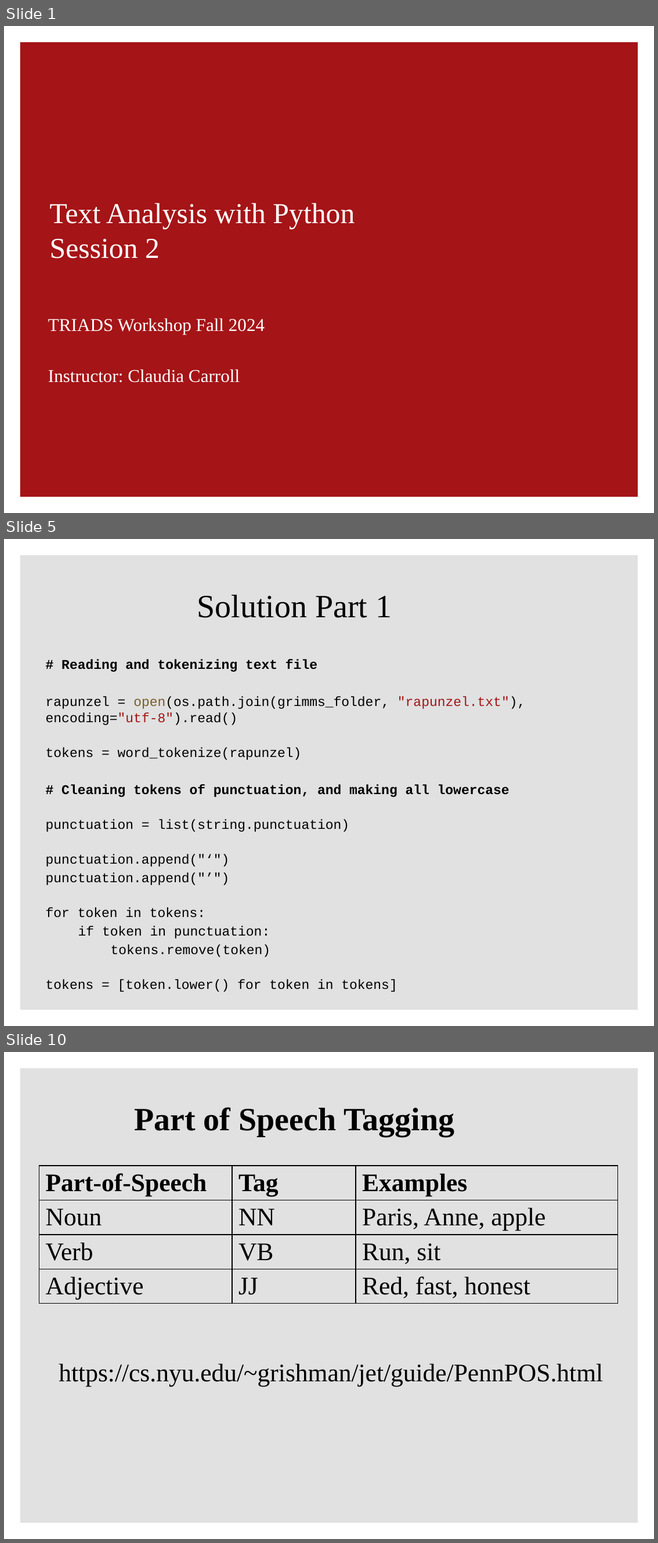
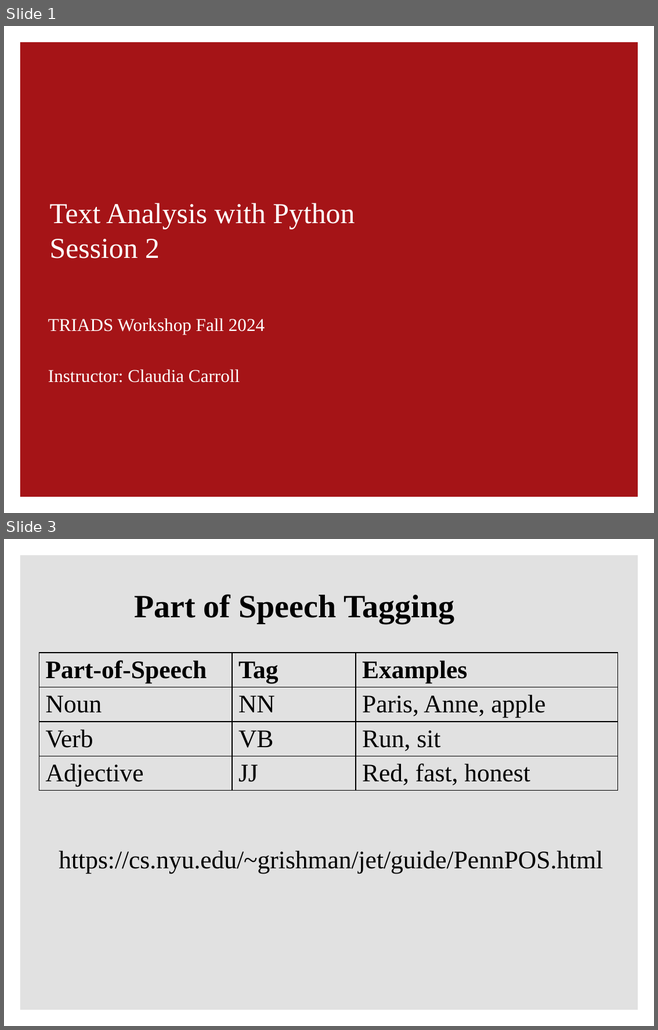
Before and after one commit to ClaudiaECarroll/intro_text_analysis, a slide deck: 2_bag_of_words/text_analysis_2.pptx. Shown one above the other, each under a label of ours: slides 1, 5 and 10 before the commit, slides 1 and 3 after it; the slides between them are not shown. The pictures are 658x1543 and 658x1030 pixels, drawn with LibreOffice and Linux fonts; fonts in the diff are those of the drawing; background and template pictures are left out. Boxes give left, top, right and bottom in pixels: in the first picture for what was removed or moved away, otherwise in the second. Text is boxed around its words. In the diff, an @@ line names an element or a change of style, - is before the commit and + after.

```diff
--- a/2_bag_of_words/text_analysis_2.pptx
+++ b/2_bag_of_words/text_analysis_2.pptx
@@ slide 5 removed at bbox=[4, 539, 654, 1026], background #FFFFFF; not listed: 1 template element that a slide beside it also shows @@
@@ title removed at bbox=[197, 595, 391, 618] @@
-Solution Part 1
@@ text removed at bbox=[46, 659, 525, 992] @@
-# Reading and tokenizing text file
-rapunzel = open(os.path.join(grimms_folder, "rapunzel.txt"), encoding="utf-8").read()
-tokens = word_tokenize(rapunzel)
-# Cleaning tokens of punctuation, and making all lowercase
-punctuation = list(string.punctuation)
-punctuation.append("‘")
-punctuation.append("’")
-for token in tokens:
-if token in punctuation:
-tokens.remove(token)
-tokens = [token.lower() for token in tokens]
@@ what was slide 10 is now slide 3 @@
```
Also in this commit, not shown: 2 slides changed, 2 slides added, 7 other slides removed, 6 other files.
